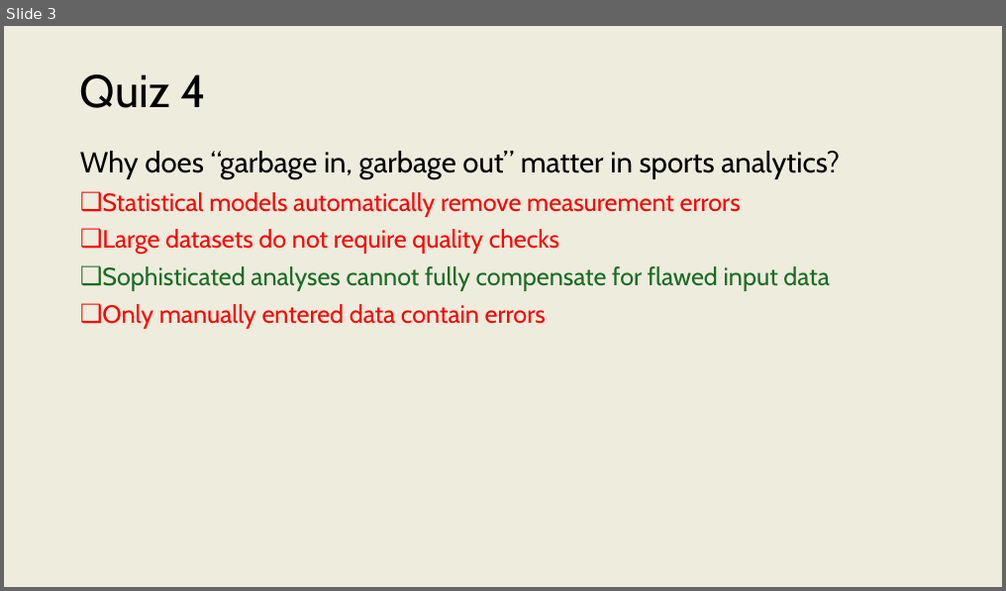
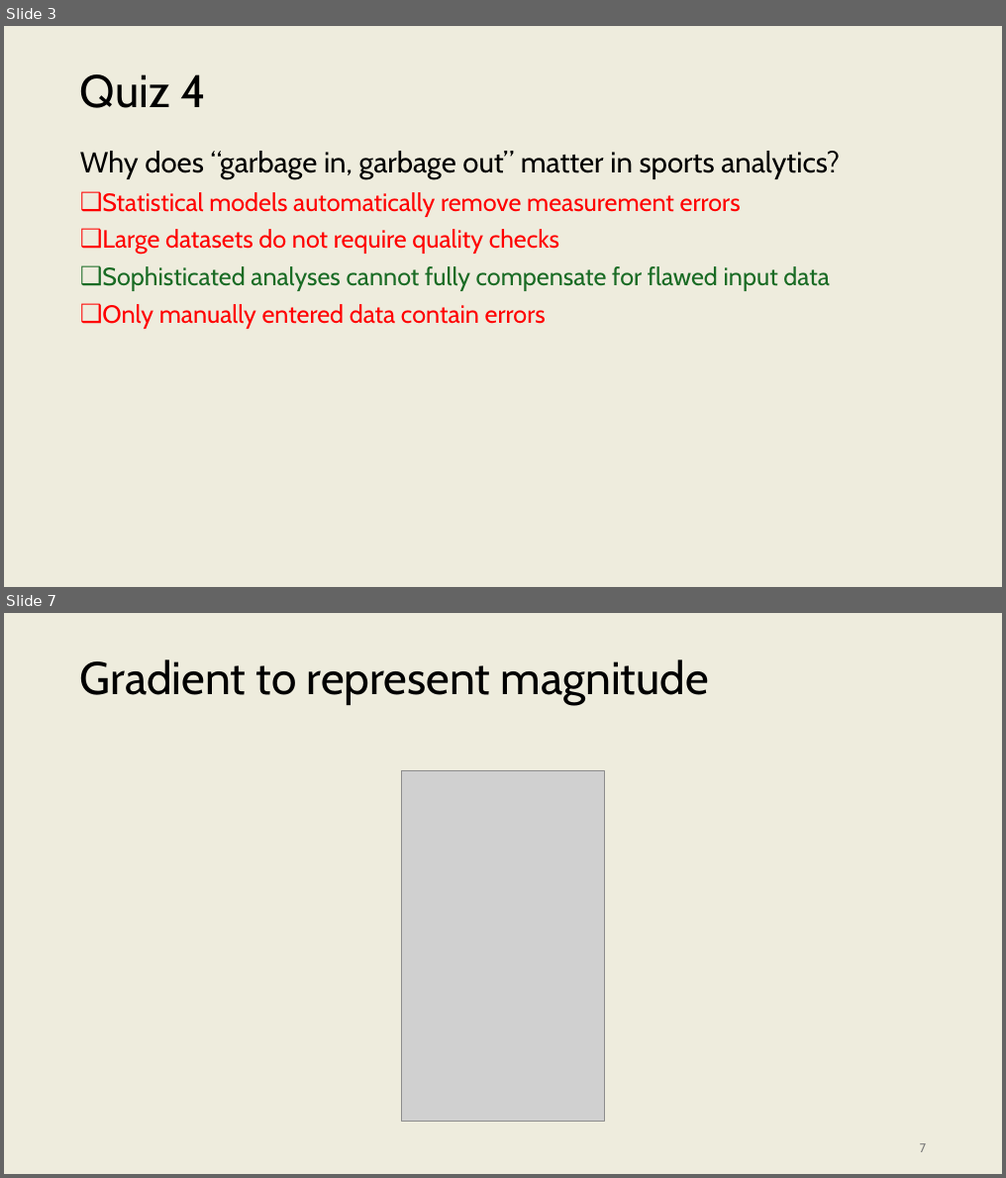
Before and after one commit to onishisaryu/HES-3000-Sports-Data-Analytics, a slide deck: pptx/Lecture7.pptx. Shown one above the other, each under a label of ours: slide 3 before the commit, slides 3 and 7 after it; the slides between them are not shown. The pictures are 1006x591 and 1006x1178 pixels, drawn with LibreOffice and Linux fonts; fonts in the diff are those of the drawing; grey boxes stand for pictures. Boxes give left, top, right and bottom in pixels: in the first picture for what was removed or moved away, otherwise in the second. Text is boxed around its words. In the diff, an @@ line names an element or a change of style, - is before the commit and + after.

```diff
--- a/pptx/Lecture7.pptx
+++ b/pptx/Lecture7.pptx
@@ slide 7 added at box(4, 613, 1002, 1174), background #EEECDD @@
@@ title added at box(80, 660, 709, 705), 44 pt, text #000000 @@
+Gradient to represent magnitude
@@ picture added at box(402, 770, 604, 1121) @@
@@ page number added at box(920, 1144, 926, 1153), 12 pt, text #797979 @@
+7
```
Also in this commit, not shown: 2 slides changed, 28 other slides added, 1 slide removed.
